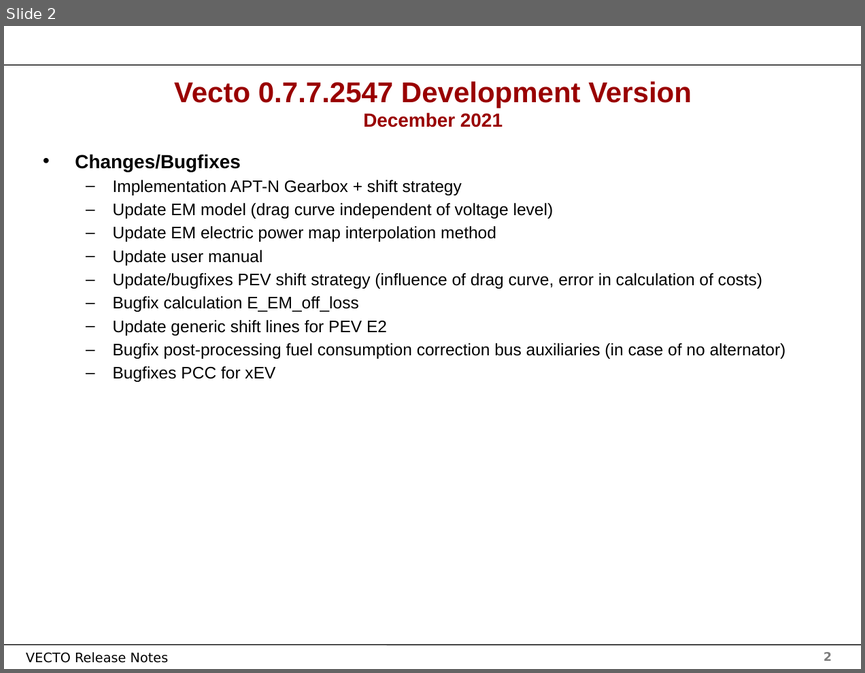
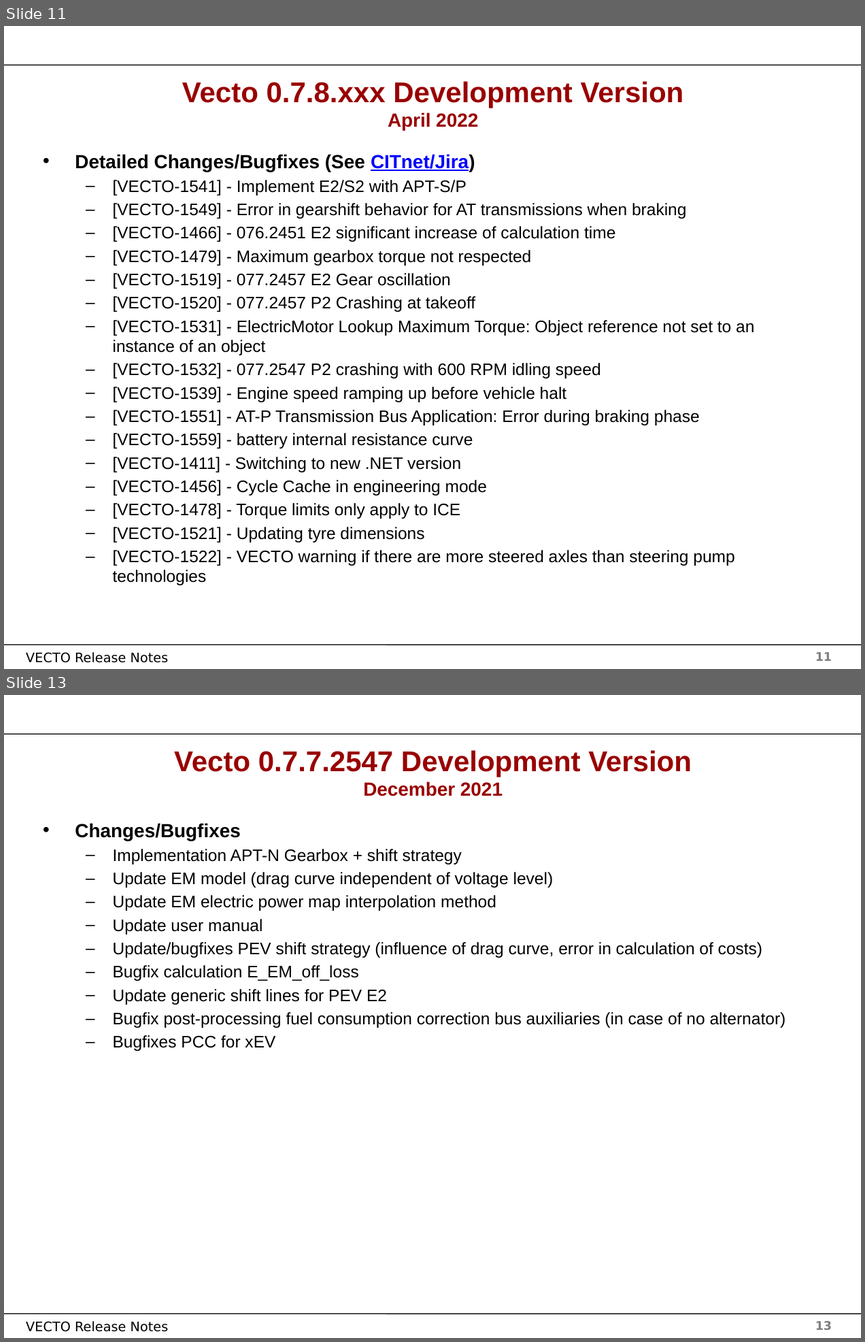
Before and after one commit to tanawadeatharva/BharatVECTO, a slide deck: Documentation/User Manual Source/Release Notes Vecto3.x.pptx. Shown one above the other, each under a label of ours: slide 2 before the commit, slides 11 and 13 after it; the slides between them are not shown. The pictures are 865x673 and 865x1342 pixels, drawn with LibreOffice and Linux fonts; fonts in the diff are those of the drawing; background and template pictures are left out. Boxes give left, top, right and bottom in pixels: in the first picture for what was removed or moved away, otherwise in the second. Text is boxed around its words. In the diff, an @@ line names an element or a change of style, - is before the commit and + after.

```diff
--- a/Documentation/User Manual Source/Release Notes Vecto3.x.pptx
+++ b/Documentation/User Manual Source/Release Notes Vecto3.x.pptx
@@ slide 11 added at box(4, 26, 861, 669), background #FFFFFF; not listed: 4 template elements that a slide beside it also shows @@
@@ title added at box(182, 81, 684, 131), 24 pt, text #990000, bold @@
+Vecto 0.7.8.xxx Development Version
+April 2022
@@ text added at box(75, 154, 754, 585), 14 pt, text #000000 @@
+• Detailed Changes/Bugfixes (See CITnet/Jira)
+  – [VECTO-1541] - Implement E2/S2 with APT-S/P
+  – [VECTO-1549] - Error in gearshift behavior for AT transmissions when braking
+  – [VECTO-1466] - 076.2451 E2 significant increase of calculation time
+  – [VECTO-1479] - Maximum gearbox torque not respected
+  – [VECTO-1519] - 077.2457 E2 Gear oscillation
+  – [VECTO-1520] - 077.2457 P2 Crashing at takeoff
+  – [VECTO-1531] - ElectricMotor Lookup Maximum Torque: Object reference not set to an instance of an object
+  – [VECTO-1532] - 077.2547 P2 crashing with 600 RPM idling speed
+  – [VECTO-1539] - Engine speed ramping up before vehicle halt
+  – [VECTO-1551] - AT-P Transmission Bus Application: Error during braking phase
+  – [VECTO-1559] - battery internal resistance curve
+  – [VECTO-1411] - Switching to new .NET version
+  – [VECTO-1456] - Cycle Cache in engineering mode
+  – [VECTO-1478] - Torque limits only apply to ICE
+  – [VECTO-1521] - Updating tyre dimensions
+  – [VECTO-1522] - VECTO warning if there are more steered axles than steering pump technologies
@@ what was slide 2 is now slide 13 @@
@@ page number at box(815, 1321, 832, 1329): text changed @@
-2
+13
```
Also in this commit, not shown: 1 slide changed, 10 other slides added.
